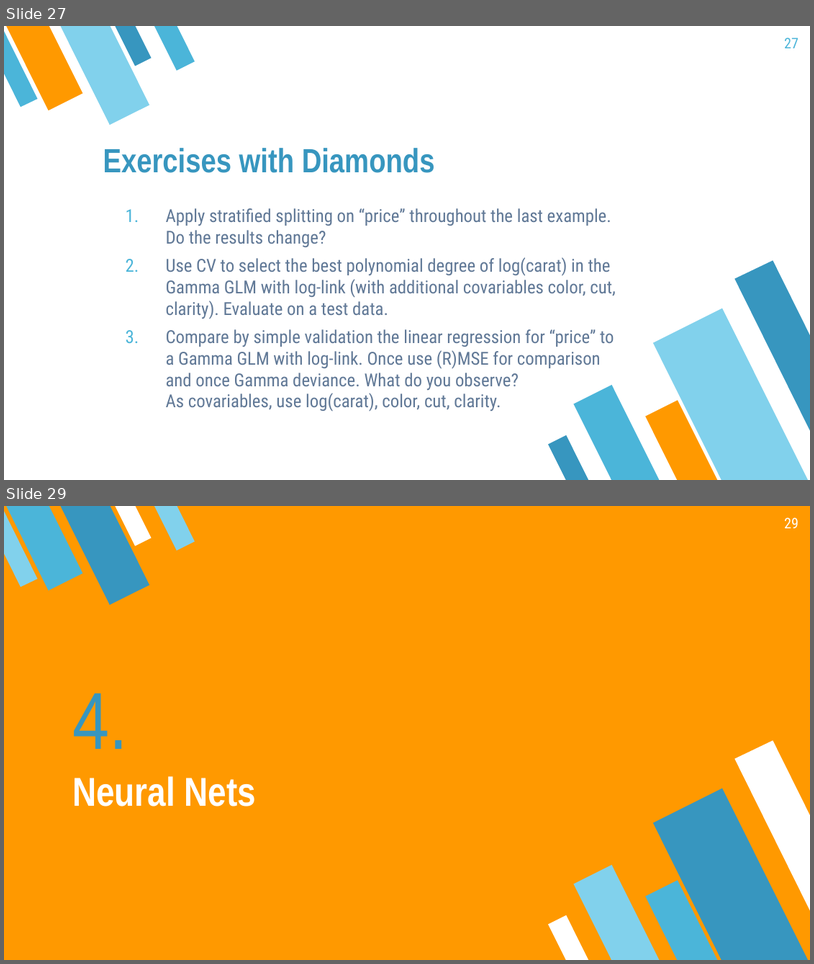
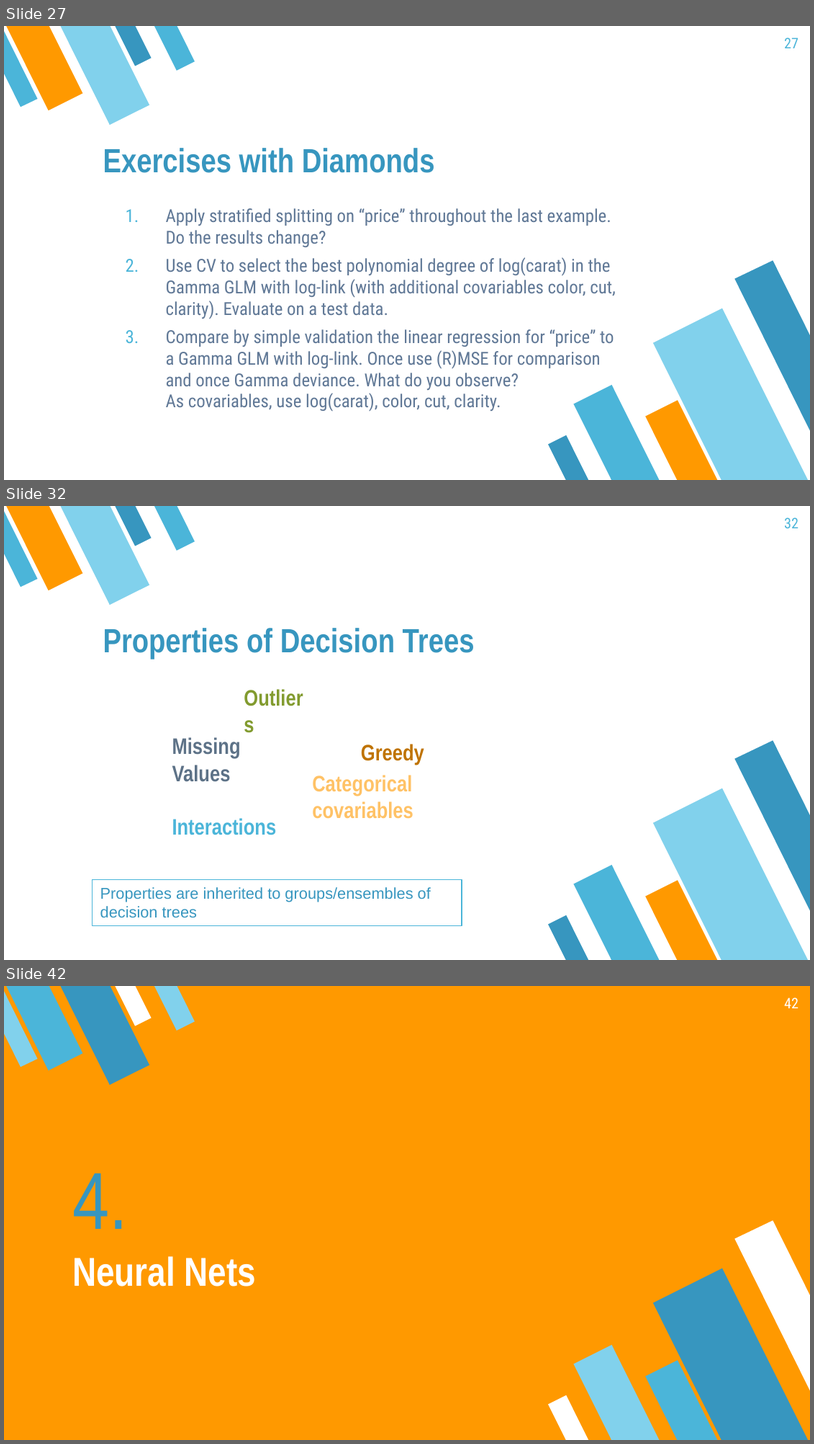
Before and after one commit to mayer79/ml_lecture, a slide deck: slides/DRAFT.pptx. Shown one above the other, each under a label of ours: slides 27 and 29 before the commit, slides 27, 32 and 42 after it; the slides between them are not shown. The pictures are 814x964 and 814x1444 pixels, drawn with LibreOffice and Linux fonts; fonts in the diff are those of the drawing. Boxes give left, top, right and bottom in pixels: in the first picture for what was removed or moved away, otherwise in the second. Text is boxed around its words. In the diff, an @@ line names an element or a change of style, - is before the commit and + after.

```diff
--- a/slides/DRAFT.pptx
+++ b/slides/DRAFT.pptx
@@ slide 32 added at bbox=[4, 506, 810, 960], background #FFFFFF; not listed: 10 template elements that a slide beside it also shows @@
@@ page number added at bbox=[784, 518, 799, 528], 13 pt, text #4BB5D9 @@
+32
@@ title added at bbox=[103, 628, 475, 659], 30 pt, text #3796BF, bold @@
+Properties of Decision Trees
@@ text added at bbox=[237, 709, 319, 746], 20 pt, text #829B2F, bold @@
+Outliers
@@ text added at bbox=[172, 737, 241, 782], 20 pt, text #5D7287, bold @@
+Missing Values
@@ text added at bbox=[361, 744, 424, 764], 20 pt, text #BF7300, bold @@
+Greedy
@@ text added at bbox=[312, 775, 414, 818], 20 pt, text #FFC266, bold @@
+Categorical covariables
@@ text added at bbox=[172, 818, 277, 835], 20 pt, text #4BB5D9, bold @@
+Interactions
@@ rectangle added at bbox=[92, 880, 461, 925], outline #4BB5D9 0.75 pt, 14 pt, text #3796BF @@
+Properties are inherited to groups/ensembles of decision trees
@@ what was slide 29 is now slide 42 @@
@@ page number at bbox=[784, 998, 799, 1008]: text changed @@
-29
+42
```
Also in this commit, not shown: 3 slides changed, 12 other slides added, 3 other files.
